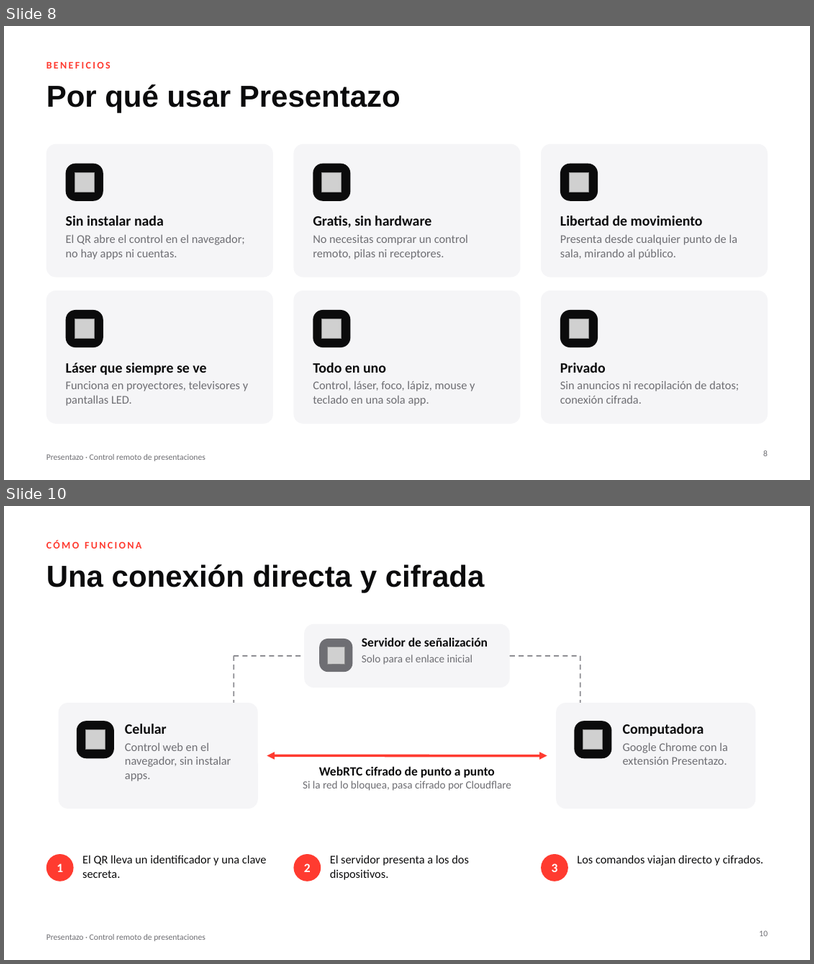
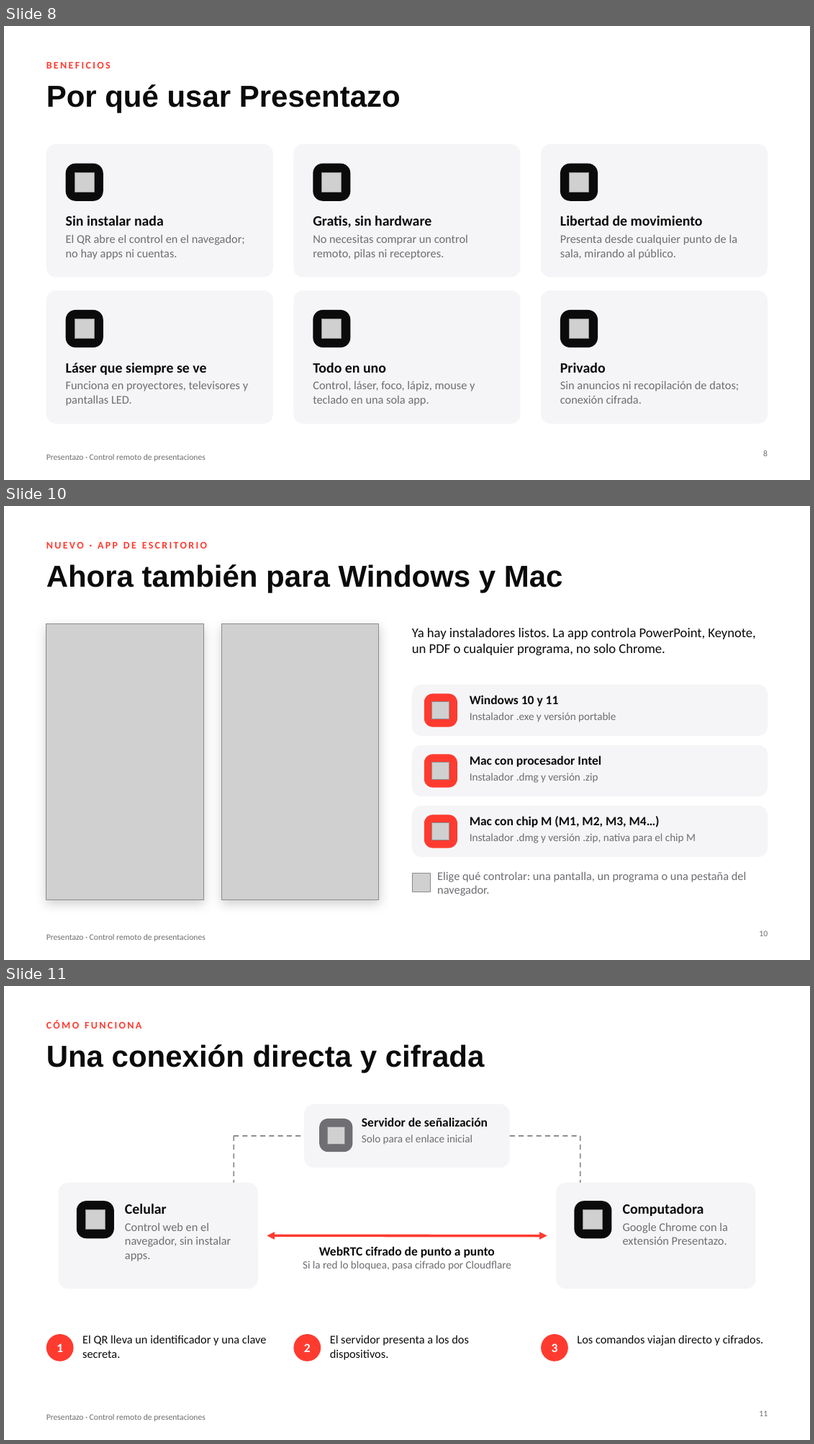
Before and after one commit to mjmc4498/mando, a slide deck: presentacion/mando.pptx. Shown one above the other, each under a label of ours: slides 8 and 10 before the commit, slides 8, 10 and 11 after it; the slides between them are not shown. The pictures are 814x964 and 814x1444 pixels, drawn with LibreOffice and Linux fonts; fonts in the diff are those of the drawing; grey boxes stand for pictures. Boxes give left, top, right and bottom in pixels: in the first picture for what was removed or moved away, otherwise in the second. Text is boxed around its words. In the diff, an @@ line names an element or a change of style, - is before the commit and + after.

```diff
--- a/presentacion/mando.pptx
+++ b/presentacion/mando.pptx
@@ slide 10 added at [4, 506, 810, 960], background #FFFFFF; not listed: 1 template element that a slide beside it also shows @@
@@ text added at [46, 542, 207, 548], 12 pt, text #FF3B30, bold @@
+NUEVO · APP DE ESCRITORIO
@@ title added at [46, 564, 563, 593], 36 pt, text #0B0B0C, bold @@
+Ahora también para Windows y Mac
@@ rectangle added at [46, 624, 203, 899], fill #FFFFFF, outline #E5E5EA 0.75 pt @@
@@ picture added at [46, 624, 203, 899] @@
@@ rectangle added at [221, 624, 379, 899], fill #FFFFFF, outline #E5E5EA 0.75 pt @@
@@ picture added at [221, 624, 379, 899] @@
@@ text added at [412, 628, 756, 655], 16 pt, text #0B0B0C @@
+Ya hay instaladores listos. La app controla PowerPoint, Keynote, un PDF o cualquier programa, no solo Chrome.
@@ rounded rectangle added at [412, 685, 768, 736], fill #F5F5F7 @@
@@ rounded rectangle added at [424, 693, 458, 727], fill #FF3B30 @@
@@ text added at [470, 695, 616, 722], 13 pt, text #6E6E73 @@
+Windows 10 y 11
+Instalador .exe y versión portable
@@ picture added at [432, 701, 450, 719] @@
@@ rounded rectangle added at [412, 745, 768, 796], fill #F5F5F7 @@
@@ rounded rectangle added at [424, 754, 458, 788], fill #FF3B30 @@
@@ picture added at [432, 762, 450, 780] @@
@@ text added at [470, 755, 602, 782], 13 pt, text #6E6E73 @@
+Mac con procesador Intel
+Instalador .dmg y versión .zip
@@ rounded rectangle added at [412, 806, 768, 857], fill #F5F5F7 @@
@@ rounded rectangle added at [424, 815, 458, 848], fill #FF3B30 @@
@@ picture added at [432, 822, 450, 840] @@
@@ text added at [470, 816, 696, 843], 13 pt, text #6E6E73 @@
+Mac con chip M (M1, M2, M3, M4…)
+Instalador .dmg y versión .zip, nativa para el chip M
@@ text added at [437, 871, 746, 896], 14 pt, text #6E6E73 @@
+Elige qué controlar: una pantalla, un programa o una pestaña del navegador.
@@ picture added at [412, 873, 430, 891] @@
@@ page number added at [759, 930, 768, 936], 10 pt, text #6E6E73 @@
+10
@@ what was slide 10 is now slide 11 @@
@@ page number at [759, 1410, 768, 1416]: text changed @@
-10
+11
```
Also in this commit, not shown: 2 slides changed, 3 other files.
